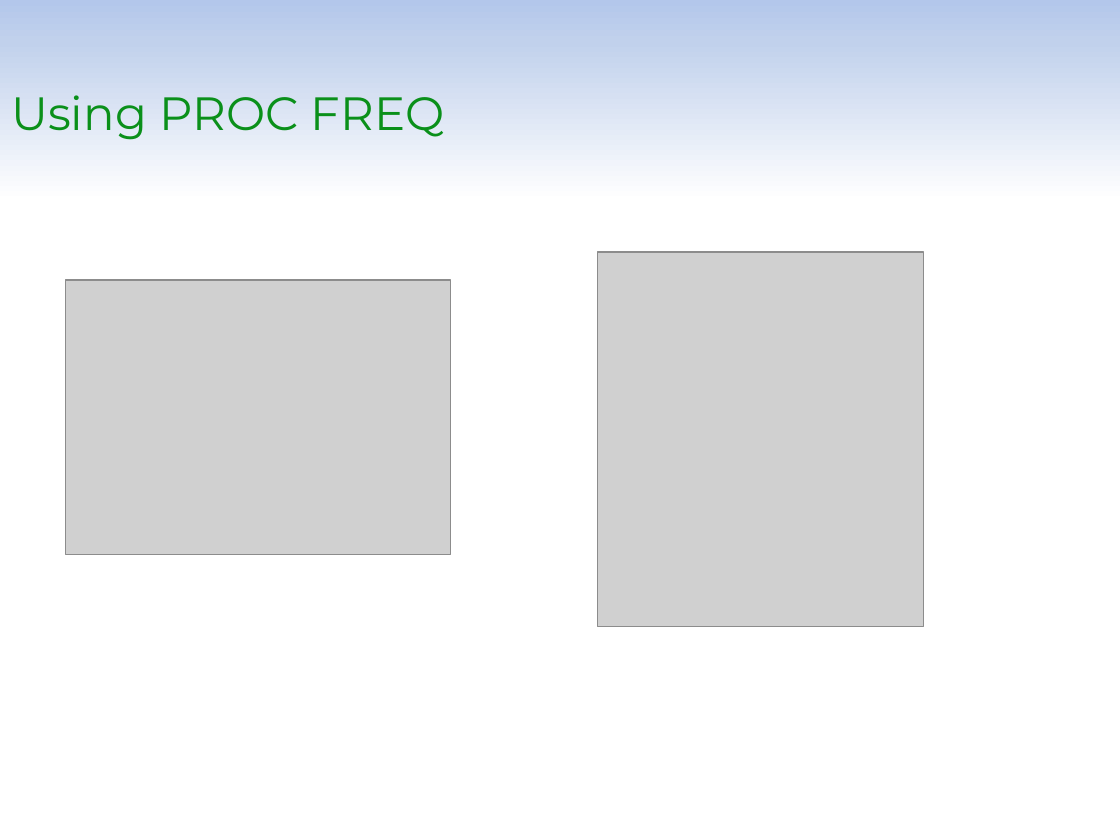
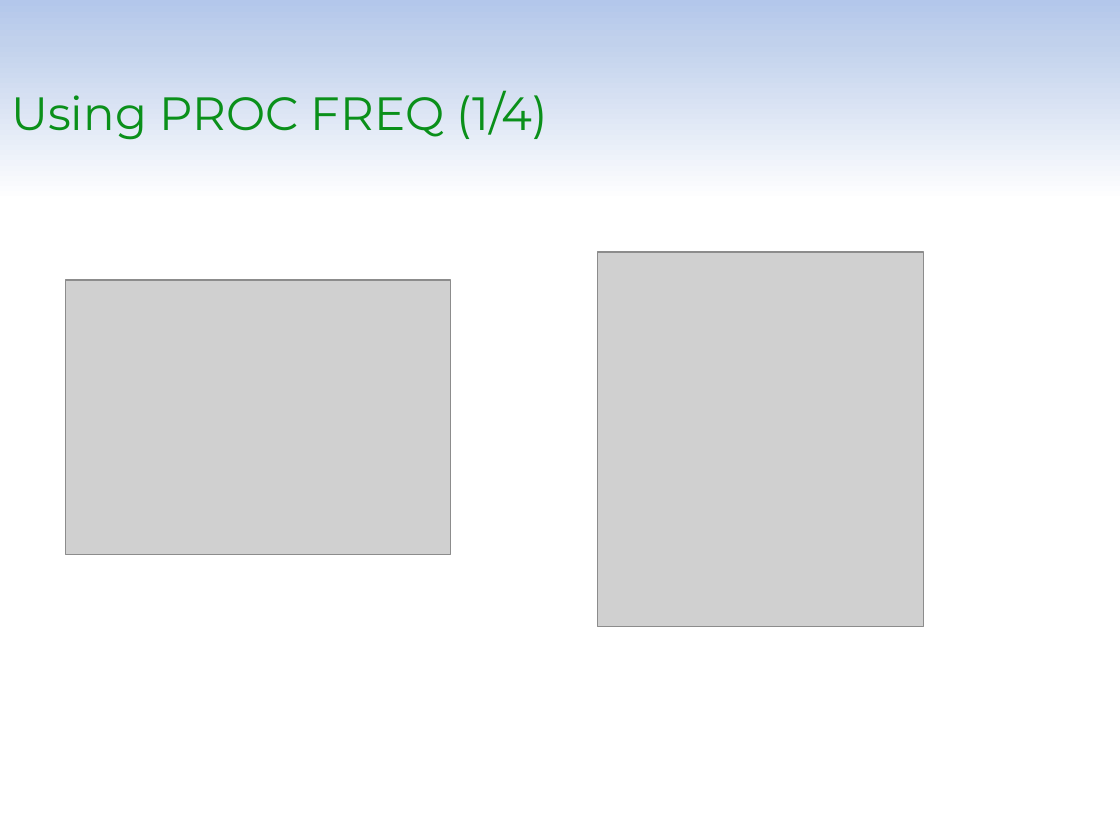
Before and after one commit to Jiangtang/SESUG, a slide deck: slide 32 of 2015/SD103.pptx (slide 33 before the commit). Drawn at 1120x840 pixels with LibreOffice and Linux fonts; fonts in the diff are those of the drawing; grey boxes stand for pictures; background and template pictures are left out. Boxes give left, top, right and bottom in pixels: in the first picture for what was removed or moved away, otherwise in the second. Text is boxed around its words. In the diff, an @@ line names an element or a change of style, - is before the commit and + after.

```diff
--- a/2015/SD103.pptx
+++ b/2015/SD103.pptx
@@ title at (x1=11, y1=90, x2=548, y2=140): text changed @@
-Using PROC FREQ
+Using PROC FREQ (1/4)
```
Also in this commit, not shown: 6 other slides changed, 1 slide removed, 2 other files.
